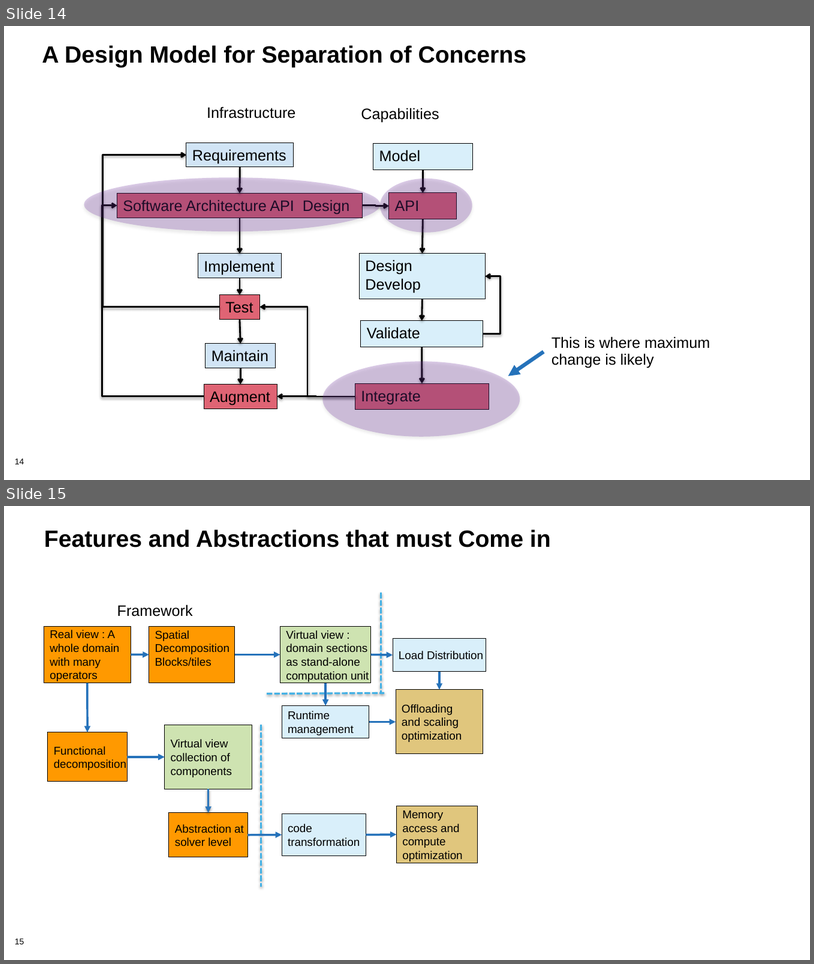
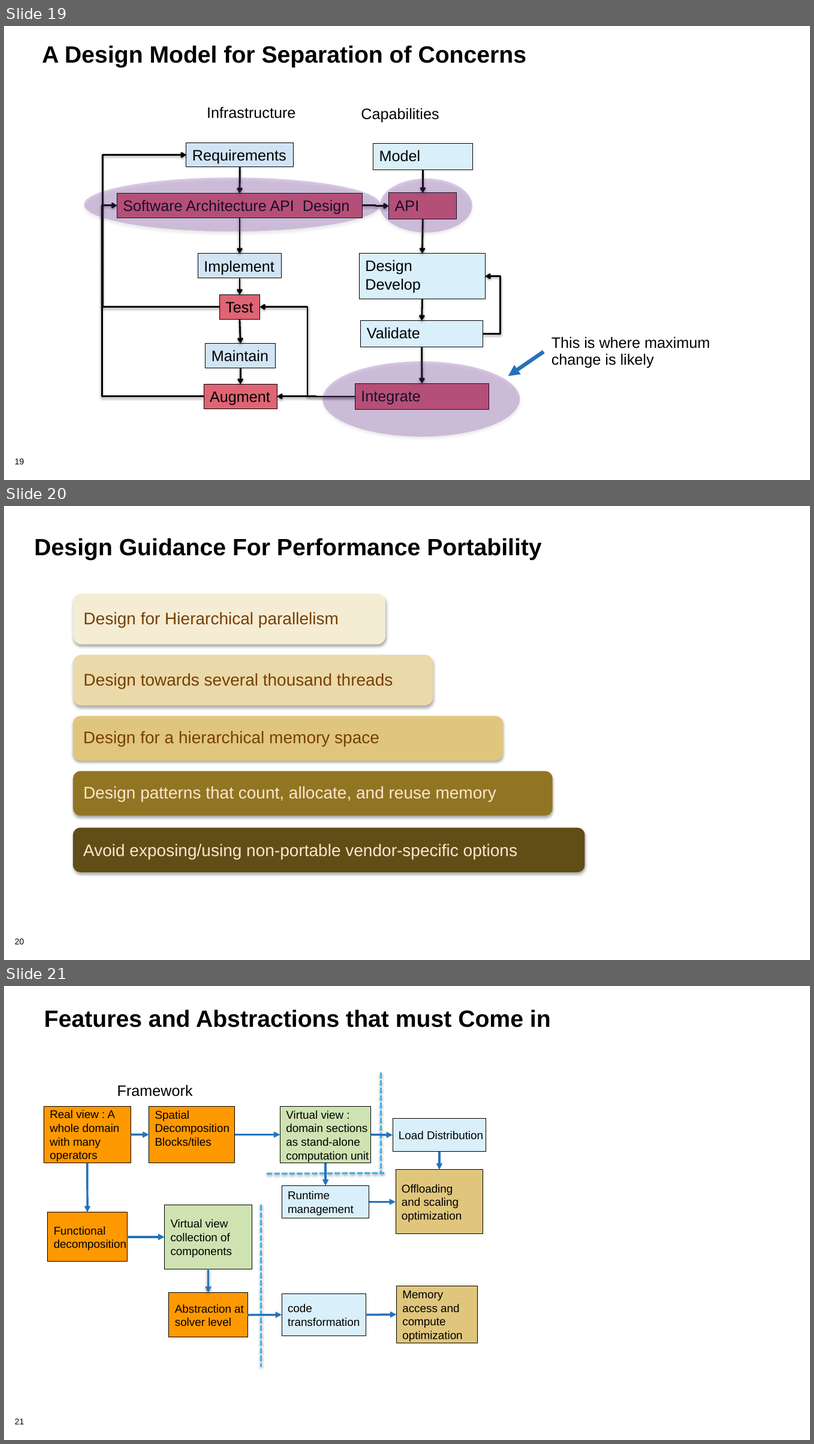
Before and after one commit to bssw-tutorial/presentations, a slide deck: design.pptx. Shown one above the other, each under a label of ours: slides 14 and 15 before the commit, slides 19, 20 and 21 after it. The pictures are 814x964 and 814x1444 pixels, drawn with LibreOffice and Linux fonts; fonts in the diff are those of the drawing; background and template pictures are left out. Boxes give left, top, right and bottom in pixels: in the first picture for what was removed or moved away, otherwise in the second. Text is boxed around its words. In the diff, an @@ line names an element or a change of style, - is before the commit and + after.

```diff
--- a/design.pptx
+++ b/design.pptx
@@ slide 20 added at [4,506,810,960], background #FFFFFF; not listed: 1 template element that a slide beside it also shows @@
@@ title added at [34,538,542,560], 28 pt, text #000000, bold @@
+Design Guidance For Performance Portability
@@ rounded rectangle added at [73,594,386,645], fill #F5ECD4, 20 pt, text #783F04 @@
+Design for Hierarchical parallelism
@@ rounded rectangle added at [73,655,433,706], fill #EAD9A9, 20 pt, text #783F04 @@
+Design towards several thousand threads
@@ rounded rectangle added at [73,716,503,760], fill #E0C67D, 20 pt, text #783F04 @@
+Design for a hierarchical memory space
@@ rounded rectangle added at [73,771,552,816], fill #927523, 20 pt, text #FCE5CD @@
+Design patterns that count, allocate, and reuse memory
@@ rounded rectangle added at [73,827,585,872], fill #624E18, 20 pt, text #FCE5CD @@
+Avoid exposing/using non-portable vendor-specific options
@@ what was slide 14 is now slide 19 @@
@@ page number at [15,458,24,464]: text changed @@
-14
+19
@@ what was slide 15 is now slide 21 @@
@@ page number at [15,1418,24,1424]: text changed @@
-15
+21
```
Also in this commit, not shown: 5 slides changed, 11 other slides added, 1 other file.
